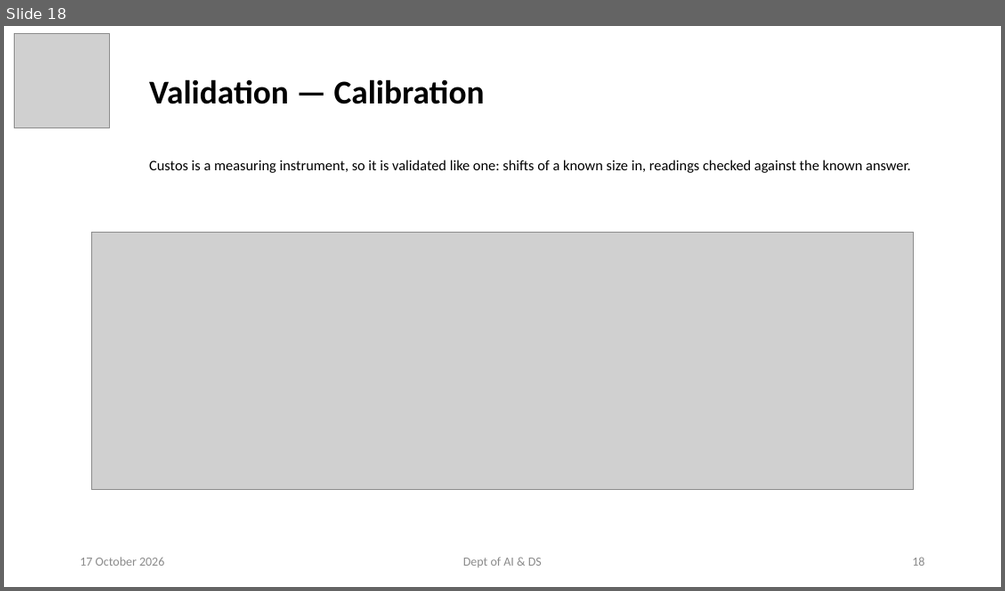
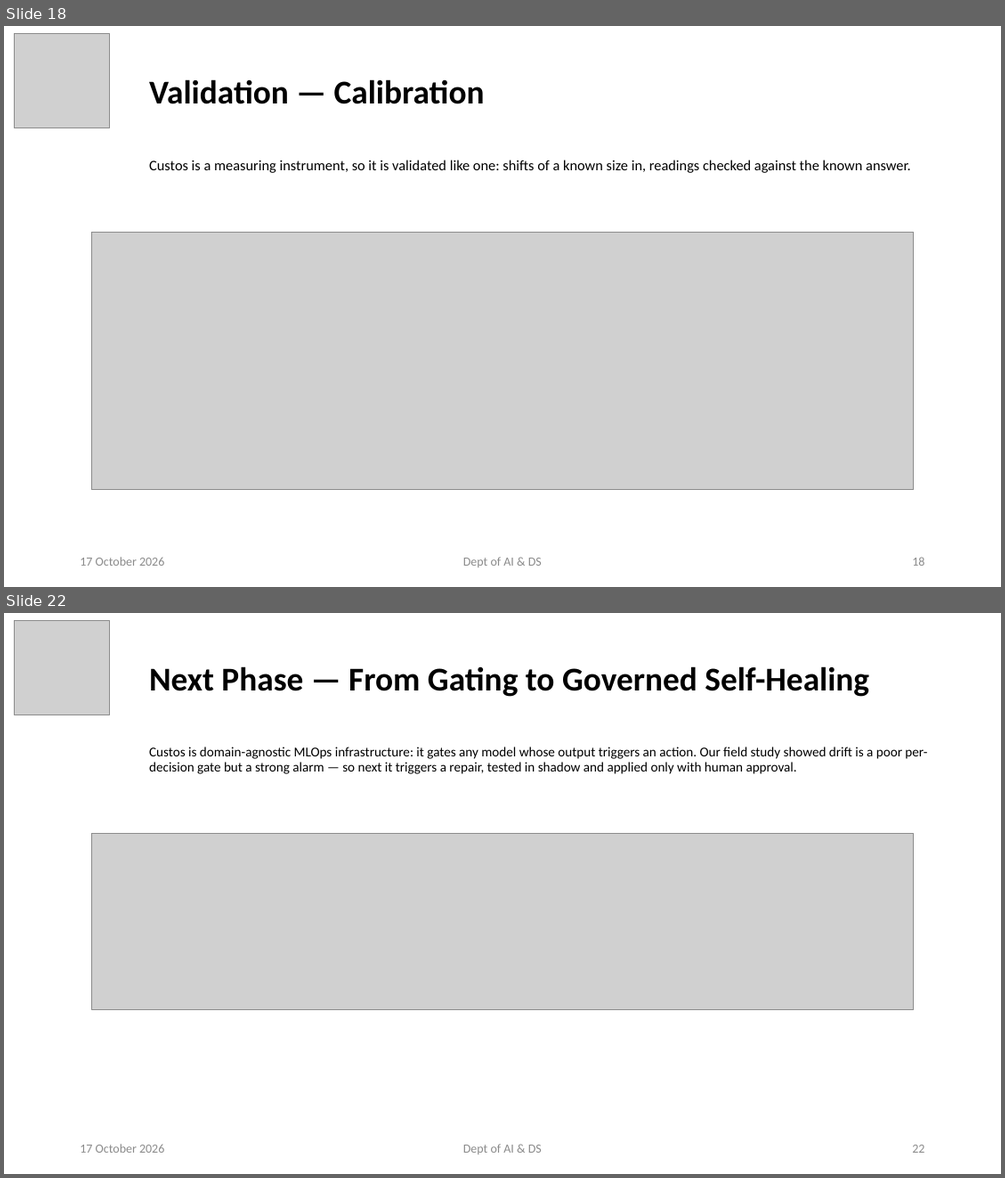
Before and after one commit to ayushpandey0201/custos, a slide deck: docs/presentations/Custos_Phase2_Review2.pptx. Shown one above the other, each under a label of ours: slide 18 before the commit, slides 18 and 22 after it; the slides between them are not shown. The pictures are 1005x591 and 1005x1178 pixels, drawn with LibreOffice and Linux fonts; fonts in the diff are those of the drawing; grey boxes stand for pictures. Boxes give left, top, right and bottom in pixels: in the first picture for what was removed or moved away, otherwise in the second. Text is boxed around its words. In the diff, an @@ line names an element or a change of style, - is before the commit and + after.

```diff
--- a/docs/presentations/Custos_Phase2_Review2.pptx
+++ b/docs/presentations/Custos_Phase2_Review2.pptx
@@ slide 22 added at box(4, 613, 1001, 1174), background #FFFFFF @@
@@ picture added at box(15, 620, 109, 714) @@
@@ title added at box(149, 666, 869, 697), 32 pt, text #000000, bold @@
+Next Phase — From Gating to Governed Self-Healing
@@ subtitle added at box(149, 747, 927, 774), 13 pt, text #000000 @@
+Custos is domain-agnostic MLOps infrastructure: it gates any model whose output triggers an action. Our field study showed drift is a poor per-decision gate but a strong alarm — so next it triggers a repair, tested in shadow and applied only with human approval.
@@ picture added at box(91, 834, 914, 1009) @@
@@ text added at box(80, 1143, 164, 1152), 12 pt, text #8C8C8C @@
+17 October 2026
@@ text added at box(463, 1143, 542, 1154), 12 pt, text #8C8C8C @@
+Dept of AI & DS
@@ page number added at box(912, 1144, 924, 1152), 12 pt, text #8C8C8C @@
+22
```
Also in this commit, not shown: 9 slides changed, 1 other slide added, 6 other files.
